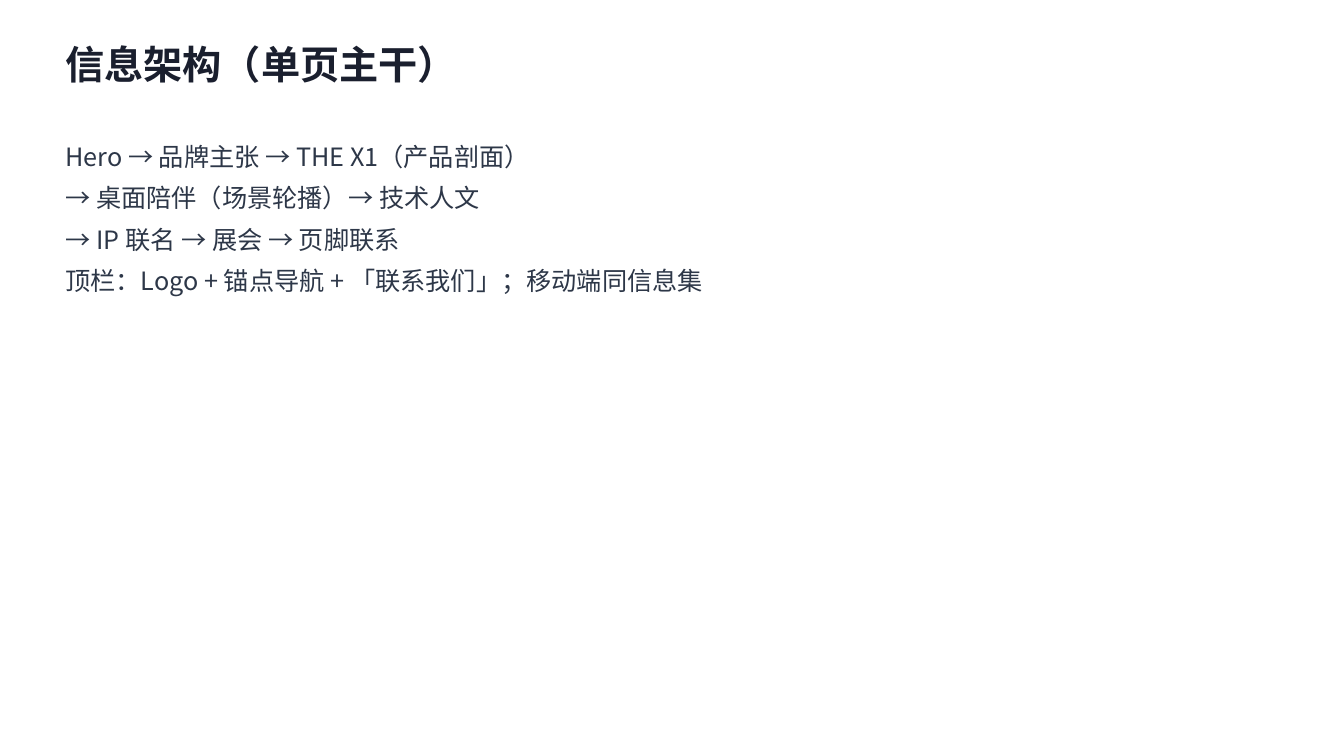
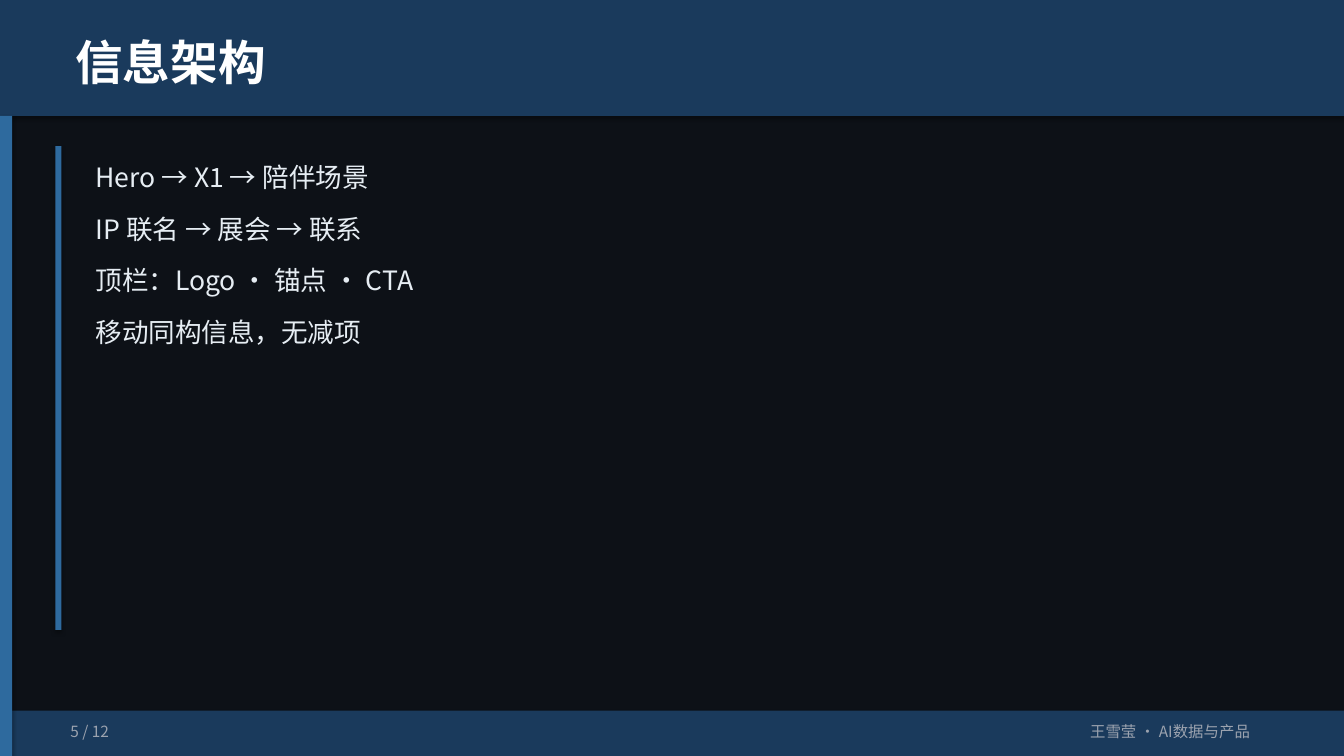
Before and after one commit to HSDCT1230/hsdct, a slide deck: slide 5 of portfolio/xolome-portfolio.pptx. Drawn at 1344x756 pixels with LibreOffice and Linux fonts; fonts in the diff are those of the drawing. Boxes give left, top, right and bottom in pixels: in the first picture for what was removed or moved away, otherwise in the second. Text is boxed around its words. In the diff, an @@ line names an element or a change of style, - is before the commit and + after.

```diff
--- a/portfolio/xolome-portfolio.pptx
+++ b/portfolio/xolome-portfolio.pptx
@@ rectangle added at (x1=0, y1=0, x2=1344, y2=756), fill #0D1117 @@
@@ rectangle added at (x1=0, y1=0, x2=1344, y2=116), fill #1A3A5C @@
@@ text at (x1=75, y1=39, x2=265, y2=85): text changed; size 28 to 34 pt; text colour #1A1F2E to #FFFFFF @@
-信息架构（单页主干）
+信息架构
@@ rectangle added at (x1=0, y1=116, x2=12, y2=756), fill #2E6A9E @@
@@ rectangle added at (x1=55, y1=146, x2=62, y2=630), fill #2E6A9E @@
@@ text at (x1=96, y1=164, x2=413, y2=345): text changed; size 18 to 19 pt; text colour #2D3748 to #E6EDF3 @@
-Hero → 品牌主张 → THE X1（产品剖面）
-→ 桌面陪伴（场景轮播）→ 技术人文
-→ IP 联名 → 展会 → 页脚联系
-顶栏：Logo + 锚点导航 + 「联系我们」；移动端同信息集
+Hero → X1 → 陪伴场景
+IP 联名 → 展会 → 联系
+顶栏：Logo · 锚点 · CTA
+移动同构信息，无减项
@@ rectangle added at (x1=0, y1=711, x2=1344, y2=756), fill #1A3A5C @@
@@ text added at (x1=70, y1=725, x2=109, y2=737), 11 pt, text #9CA3AF @@
+5 / 12
@@ text added at (x1=1090, y1=724, x2=1250, y2=738), 11 pt, text #9CA3AF @@
+王雪莹 · AI数据与产品
```
Also in this commit, not shown: 10 other slides changed, 1 slide added, 1 slide removed, 1 other file.
